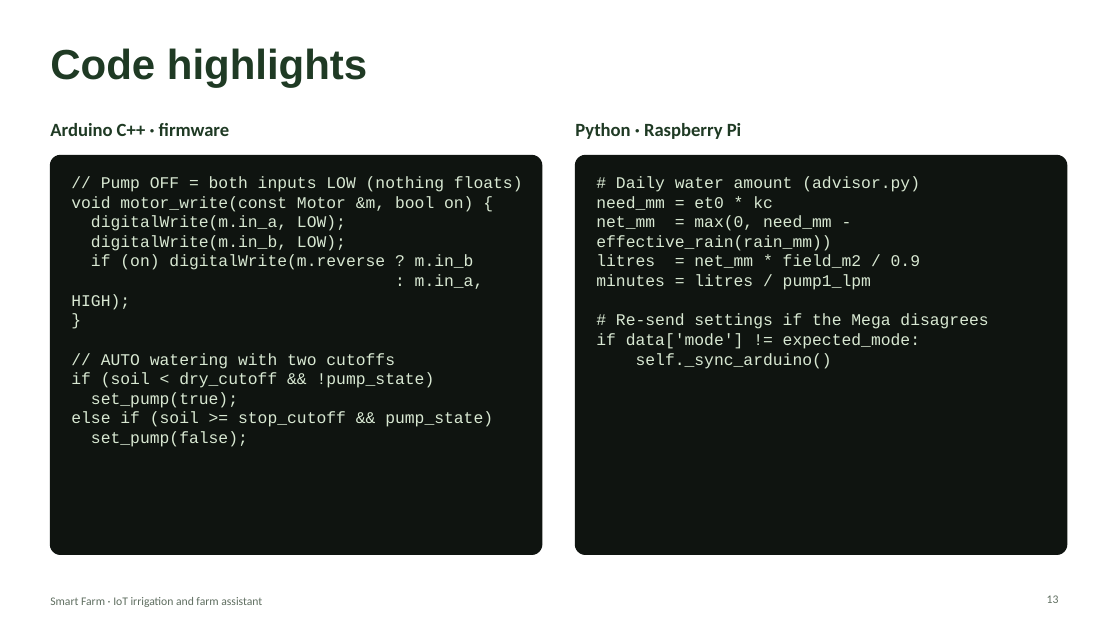
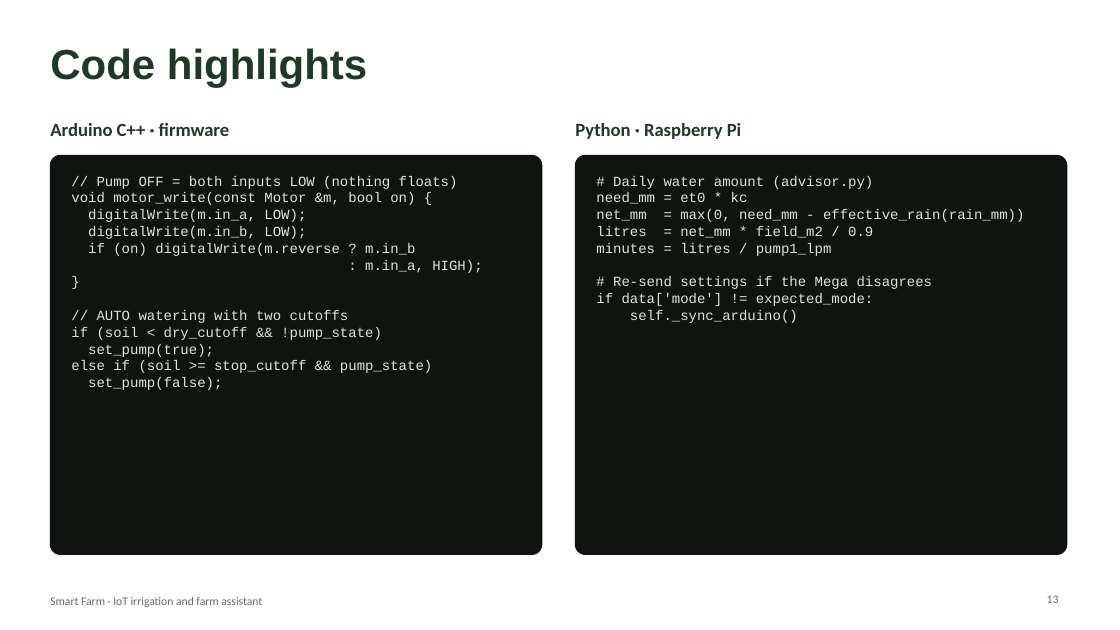
Before and after one commit to aadil-sp/stjosephalappuzha, a slide deck: slide 13 of iot/docs/Smart_Farm_Project.pptx. Drawn at 1120x630 pixels with LibreOffice and Linux fonts; fonts in the diff are those of the drawing. Boxes give left, top, right and bottom in pixels: in the first picture for what was removed or moved away, otherwise in the second. Text is boxed around its words. In the diff, an @@ line names an element or a change of style, - is before the commit and + after.

```diff
--- a/iot/docs/Smart_Farm_Project.pptx
+++ b/iot/docs/Smart_Farm_Project.pptx
@@ text "// Pump OFF = both ..." at [71, 176, 482, 390]: size 14 to 12 pt @@
@@ text "# Daily water amount (advisor.py)" at [596, 176, 1024, 323]: size 14 to 12 pt @@
```
Also in this commit, not shown: 1 other file.
